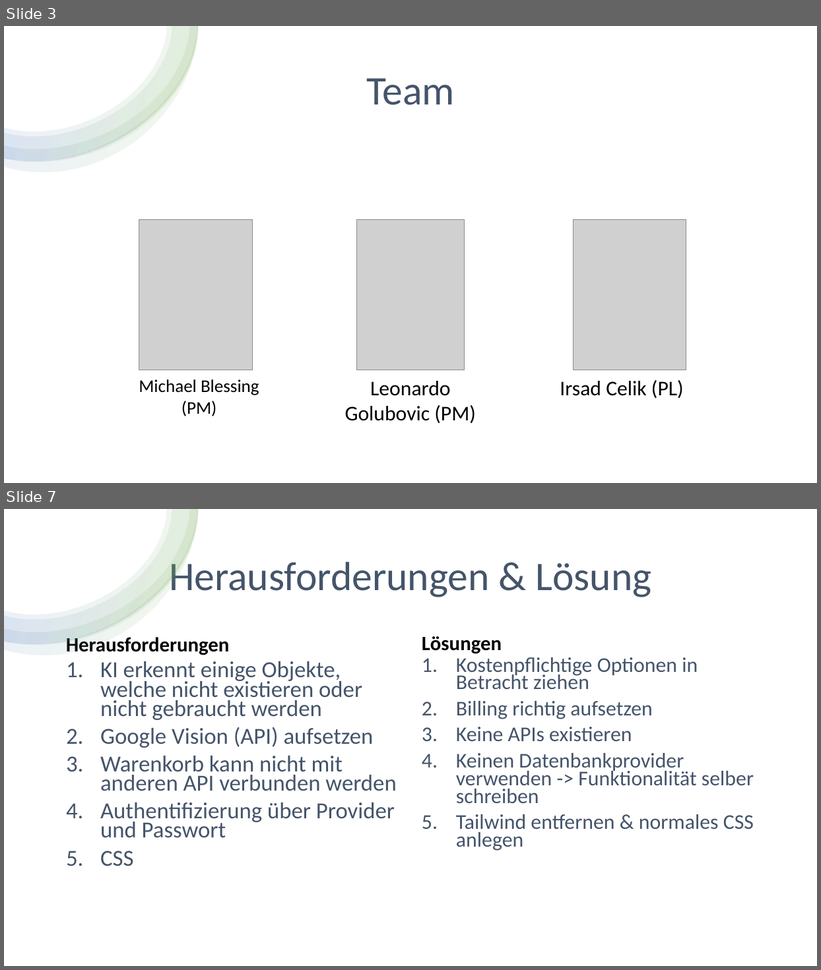
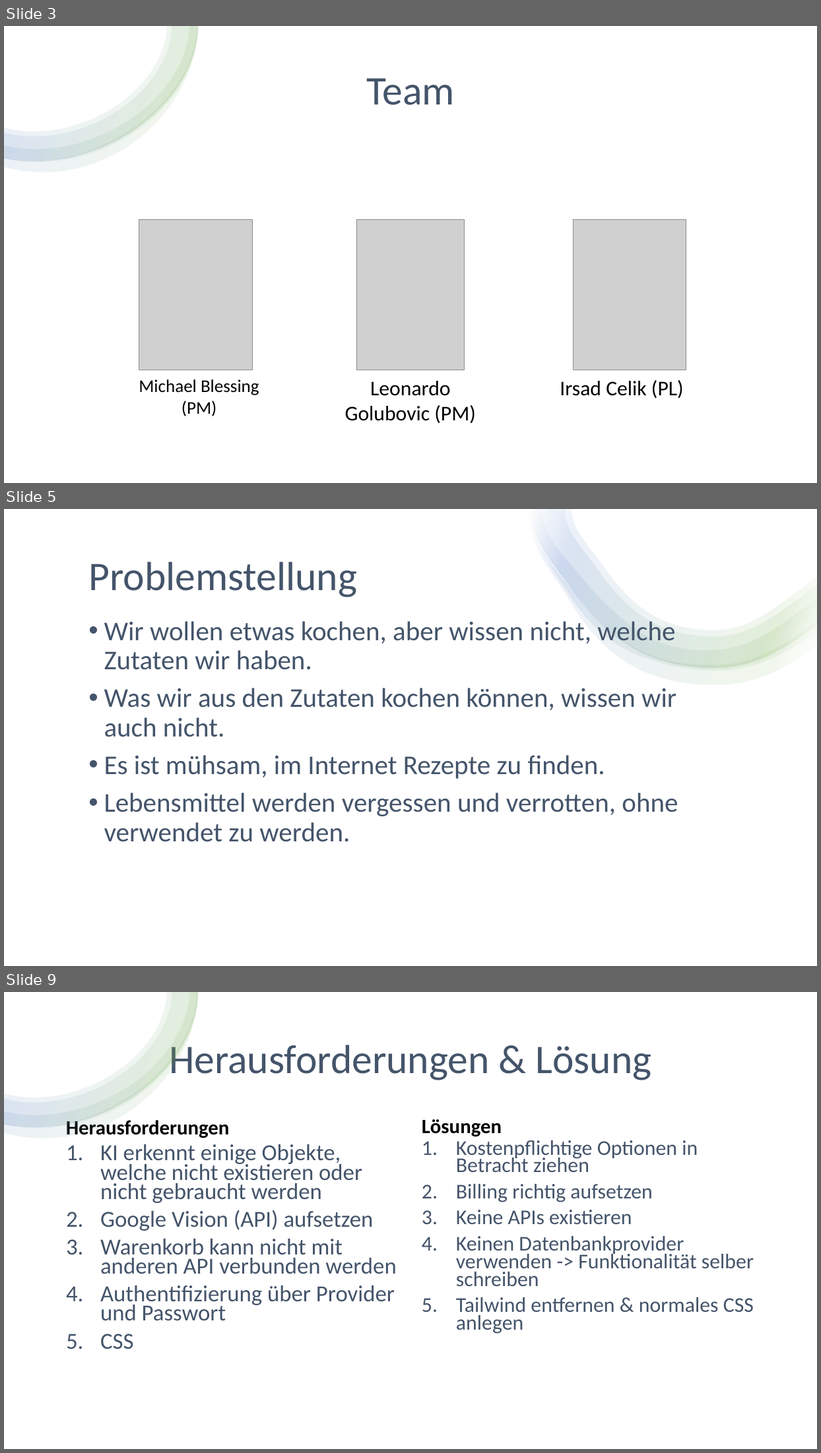
Before and after one commit to Michael-Blessing/FridgeMinder, a slide deck: PM/11-Abschlusspraesentation_Unterrichtsprojekt_FridgeMinder.pptx. Shown one above the other, each under a label of ours: slides 3 and 7 before the commit, slides 3, 5 and 9 after it; the slides between them are not shown. The pictures are 821x970 and 821x1453 pixels, drawn with LibreOffice and Linux fonts; fonts in the diff are those of the drawing; grey boxes stand for pictures. Boxes give left, top, right and bottom in pixels: in the first picture for what was removed or moved away, otherwise in the second. Text is boxed around its words. In the diff, an @@ line names an element or a change of style, - is before the commit and + after.

```diff
--- a/PM/11-Abschlusspraesentation_Unterrichtsprojekt_FridgeMinder.pptx
+++ b/PM/11-Abschlusspraesentation_Unterrichtsprojekt_FridgeMinder.pptx
@@ slide 5 added at box(4, 509, 817, 966), background #FFFFFF @@
@@ rectangle added at box(4, 509, 817, 966), fill #FFFFFF @@
@@ group added at box(529, 509, 817, 685): 4 freeform shapes @@
@@ title added at box(88, 562, 357, 597), 48 pt, text #44546A @@
+Problemstellung
@@ text added at box(104, 618, 678, 842), 32 pt, text #44546A @@
+• Wir wollen etwas kochen, aber wissen nicht, welche Zutaten wir haben.
+• Was wir aus den Zutaten kochen können, wissen wir auch nicht.
+• Es ist mühsam, im Internet Rezepte zu finden.
+• Lebensmittel werden vergessen und verrotten, ohne verwendet zu werden.
@@ what was slide 7 is now slide 9 @@
```
Also in this commit, not shown: 4 slides changed, 3 other slides added, 1 slide removed, 1 other file.
